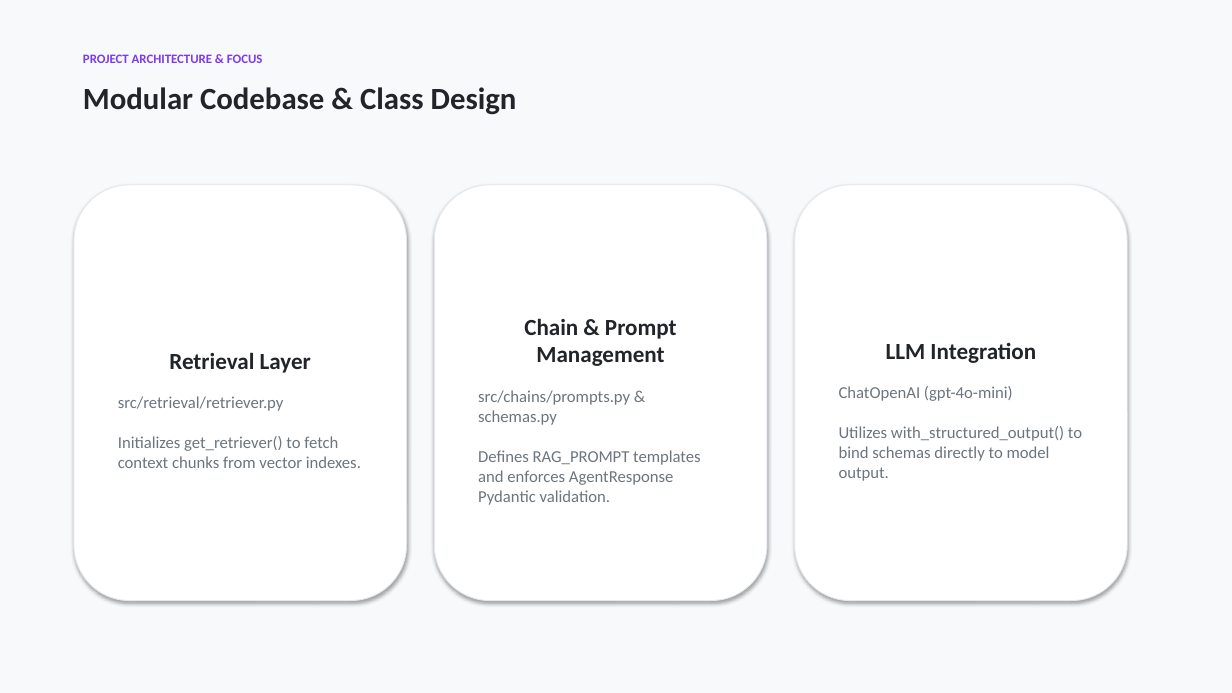
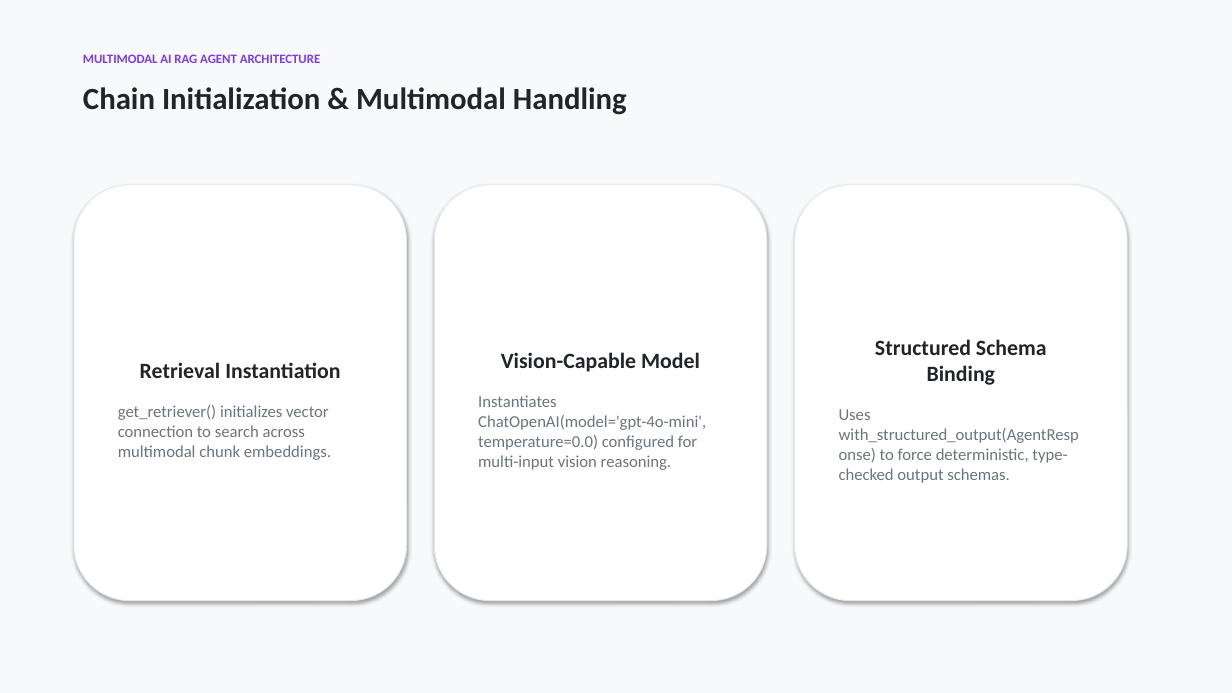
Before and after one commit to Ahmiii-18/Custom-RAG-Agent, a slide deck: slide 5 of Multimodal_AI_RAG_Agent_Presentation.pptx (slide 2 before the commit). Drawn at 1232x693 pixels with LibreOffice and Linux fonts; fonts in the diff are those of the drawing. Boxes give left, top, right and bottom in pixels: in the first picture for what was removed or moved away, otherwise in the second. Text is boxed around its words. In the diff, an @@ line names an element or a change of style, - is before the commit and + after.

Commit message:
Update presentation generator script and rebuild Multimodal RAG Agent deck

```diff
--- a/Multimodal_AI_RAG_Agent_Presentation.pptx
+++ b/Multimodal_AI_RAG_Agent_Presentation.pptx
@@ text at box(83, 54, 320, 63): text changed @@
-PROJECT ARCHITECTURE & FOCUS
+MULTIMODAL AI RAG AGENT ARCHITECTURE
@@ text at box(83, 87, 627, 115): text changed @@
-Modular Codebase & Class Design
+Chain Initialization & Multimodal Handling
@@ text in rounded rectangle at box(478, 352, 706, 470): text changed @@
-Chain & Prompt Management
-src/chains/prompts.py & schemas.py
-Defines RAG_PROMPT templates and enforces AgentResponse Pydantic validation.
+Vision-Capable Model
+Instantiates ChatOpenAI(model='gpt-4o-mini', temperature=0.0) configured for multi-input vision reasoning.
@@ text in rounded rectangle at box(839, 339, 1079, 483): text changed @@
-LLM Integration
-ChatOpenAI (gpt-4o-mini)
-Utilizes with_structured_output() to bind schemas directly to model output.
+Structured Schema Binding
+Uses with_structured_output(AgentResponse) to force deterministic, type-checked output schemas.
@@ text in rounded rectangle at box(118, 362, 340, 460): text changed @@
-Retrieval Layer
-src/retrieval/retriever.py
-Initializes get_retriever() to fetch context chunks from vector indexes.
+Retrieval Instantiation
+get_retriever() initializes vector connection to search across multimodal chunk embeddings.
```
Also in this commit, not shown: 1 other slide changed, 7 slides added, 3 slides removed.
